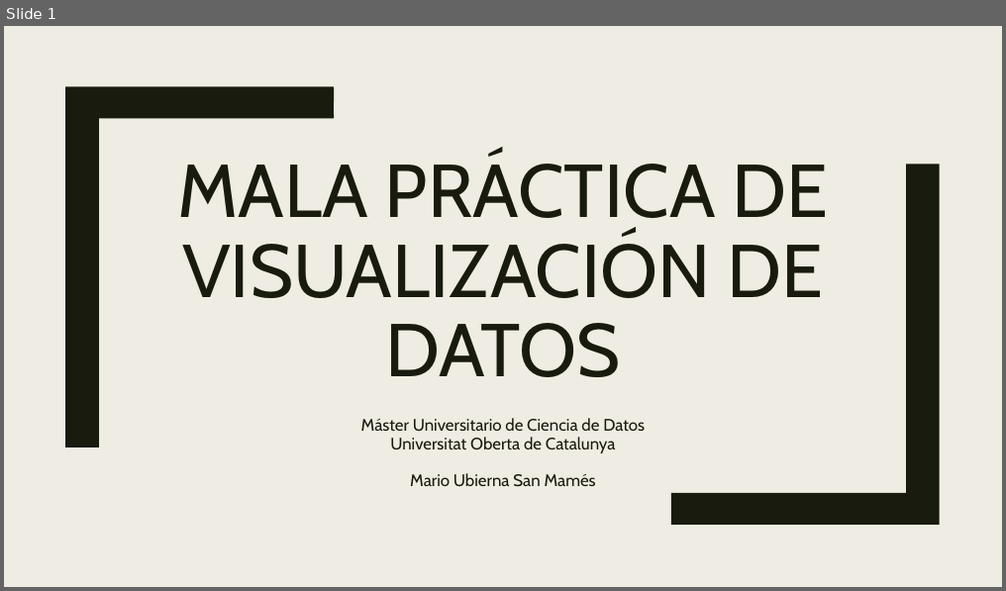
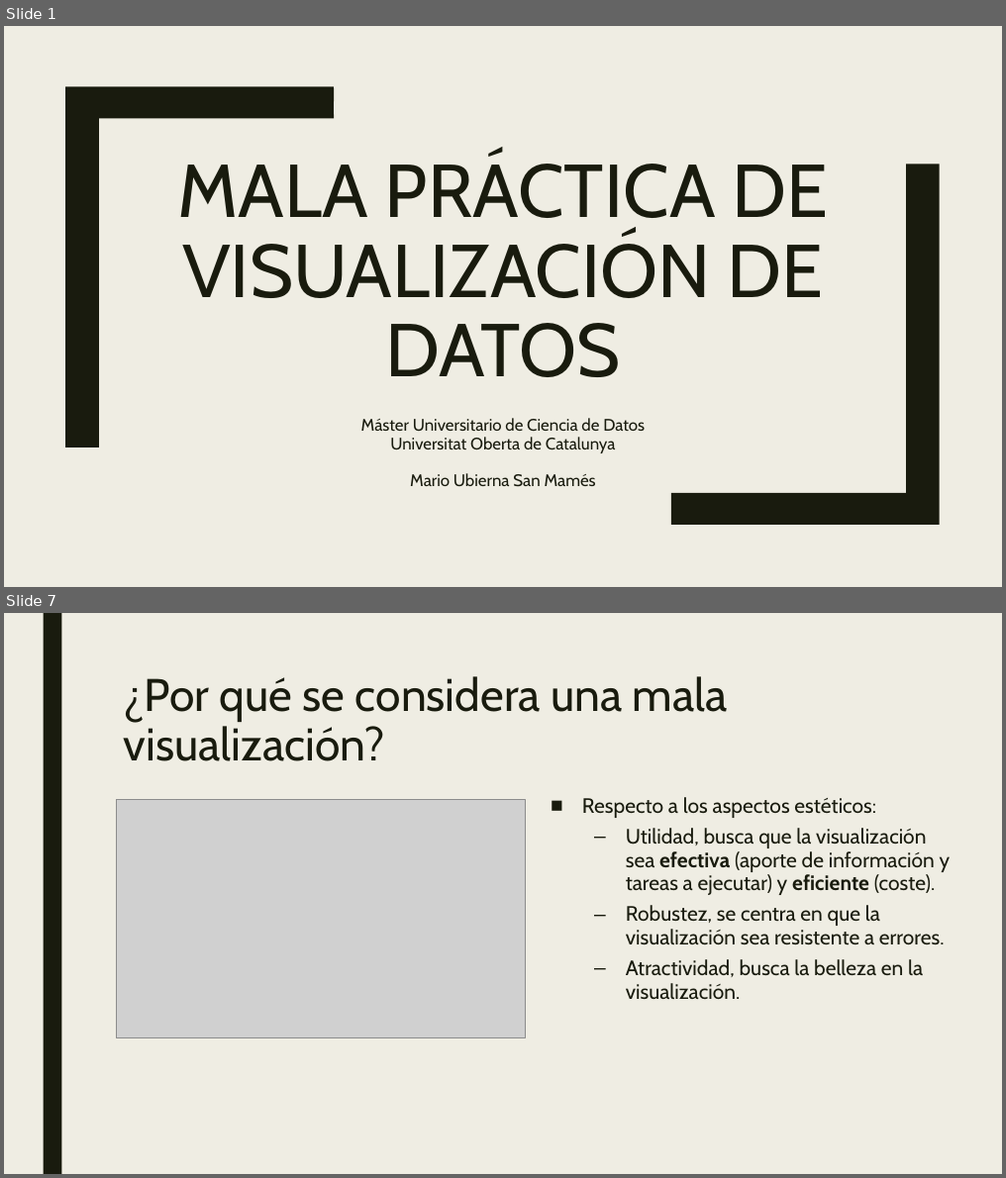
Before and after one commit to mariousm/Data-Science-Master, a slide deck: 2021-22/PrimerSemestre/Visualizacion/MalaPractica.pptx. Shown one above the other, each under a label of ours: slide 1 before the commit, slides 1 and 7 after it; the slides between them are not shown. The pictures are 1006x591 and 1006x1178 pixels, drawn with LibreOffice and Linux fonts; fonts in the diff are those of the drawing; grey boxes stand for pictures. Boxes give left, top, right and bottom in pixels: in the first picture for what was removed or moved away, otherwise in the second. Text is boxed around its words. In the diff, an @@ line names an element or a change of style, - is before the commit and + after.

```diff
--- a/2021-22/PrimerSemestre/Visualizacion/MalaPractica.pptx
+++ b/2021-22/PrimerSemestre/Visualizacion/MalaPractica.pptx
@@ slide 7 added at (4,613,1002,1174), background #EFEDE3 @@
@@ rectangle added at (43,613,61,1174), fill #191B0E @@
@@ title added at (124,676,728,761), 44 pt, text #191B0E @@
+¿Por qué se considera una mala visualización?
@@ picture added at (116,799,525,1039) @@
@@ text added at (582,797,950,999), 20 pt, text #191B0E @@
+■ Respecto a los aspectos estéticos:
+  – Utilidad, busca que la visualización sea efectiva (aporte de información y tareas a ejecutar) y eficiente (coste).
+  – Robustez, se centra en que la visualización sea resistente a errores.
+  – Atractividad, busca la belleza en la visualización.
```
Also in this commit, not shown: 9 other slides added, 1 other file.
